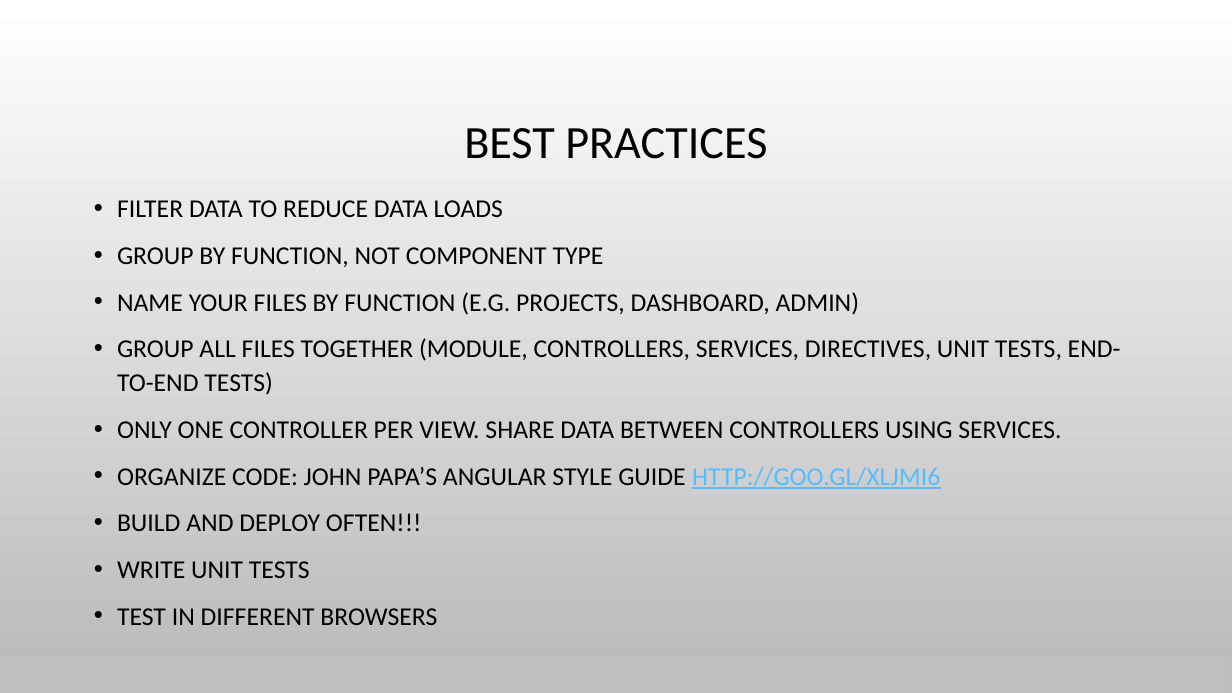
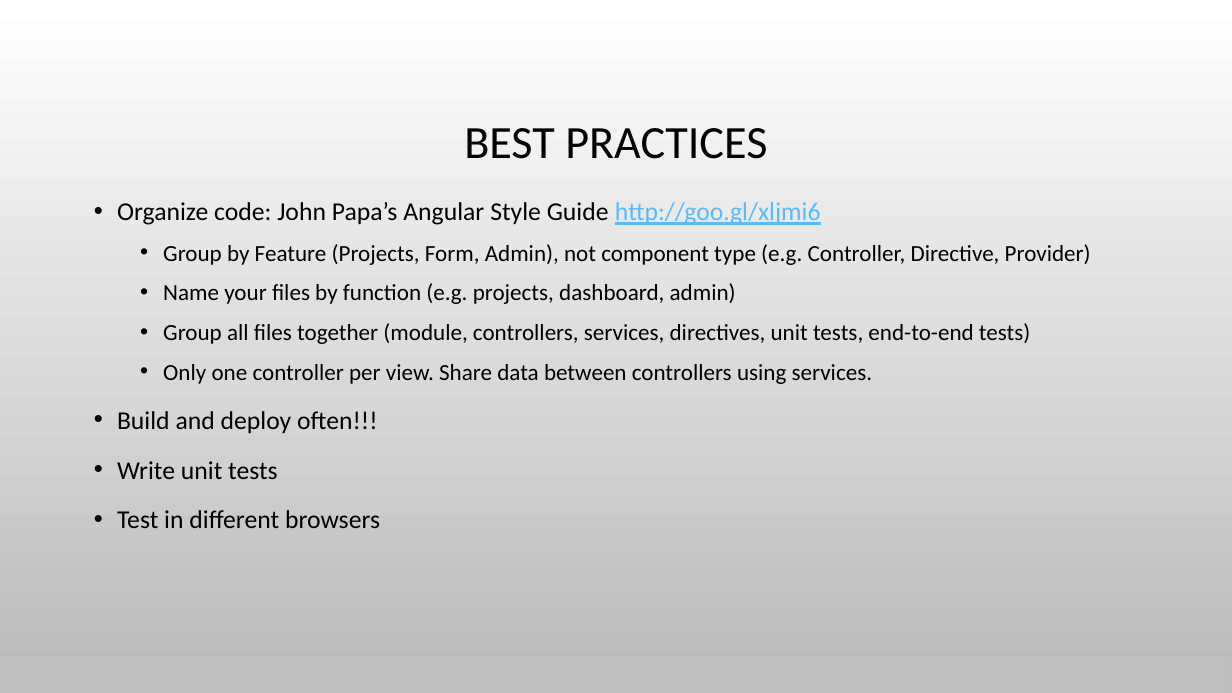
Before and after one commit to spietrek/spsdc2015, a slide deck: slide 30 of Building SPAs in SharePoint Using AngularJS.pptx (slide 22 before the commit). Drawn at 1232x693 pixels with LibreOffice and Linux fonts; fonts in the diff are those of the drawing; background and template pictures are left out. Boxes give left, top, right and bottom in pixels: in the first picture for what was removed or moved away, otherwise in the second. Text is boxed around its words. In the diff, an @@ line names an element or a change of style, - is before the commit and + after.

```diff
--- a/Building SPAs in SharePoint Using AngularJS.pptx
+++ b/Building SPAs in SharePoint Using AngularJS.pptx
@@ text at bbox=[117, 202, 1091, 528]: text changed; size 20 to 18 pt @@
-• FILTER DATA TO REDUCE DATA LOADS
-• GROUP BY FUNCTION, NOT COMPONENT TYPE
-• NAME YOUR FILES BY FUNCTION (E.G. PROJECTS, DASHBOARD, ADMIN)
-• GROUP ALL FILES TOGETHER (MODULE, CONTROLLERS, SERVICES, DIRECTIVES, UNIT TESTS, END-TO-END TESTS)
-• ONLY ONE CONTROLLER PER VIEW. SHARE DATA BETWEEN CONTROLLERS USING SERVICES.
-• ORGANIZE CODE: JOHN PAPA’S ANGULAR STYLE GUIDE HTTP://GOO.GL/XLJMI6
-• BUILD AND DEPLOY OFTEN!!!
-• WRITE UNIT TESTS
-• TEST IN DIFFERENT BROWSERS
+• Organize code: John Papa’s Angular Style Guide http://goo.gl/xljmi6
+  • Group by Feature (Projects, Form, Admin), not component type (e.g. Controller, Directive, Provider)
+  • Name your files by function (e.g. projects, dashboard, admin)
+  • Group all files together (module, controllers, services, directives, unit tests, end-to-end tests)
+  • Only one controller per view. Share data between controllers using services.
+• Build and deploy often!!!
+• Write unit tests
+• Test in different browsers
```
Also in this commit, not shown: 14 other slides changed, 9 slides added, 3 slides removed.
